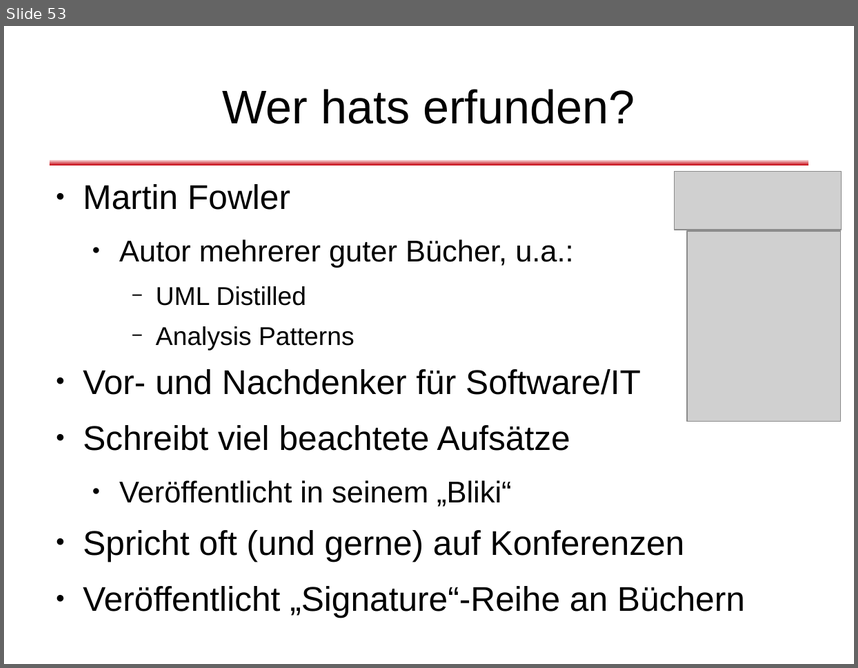
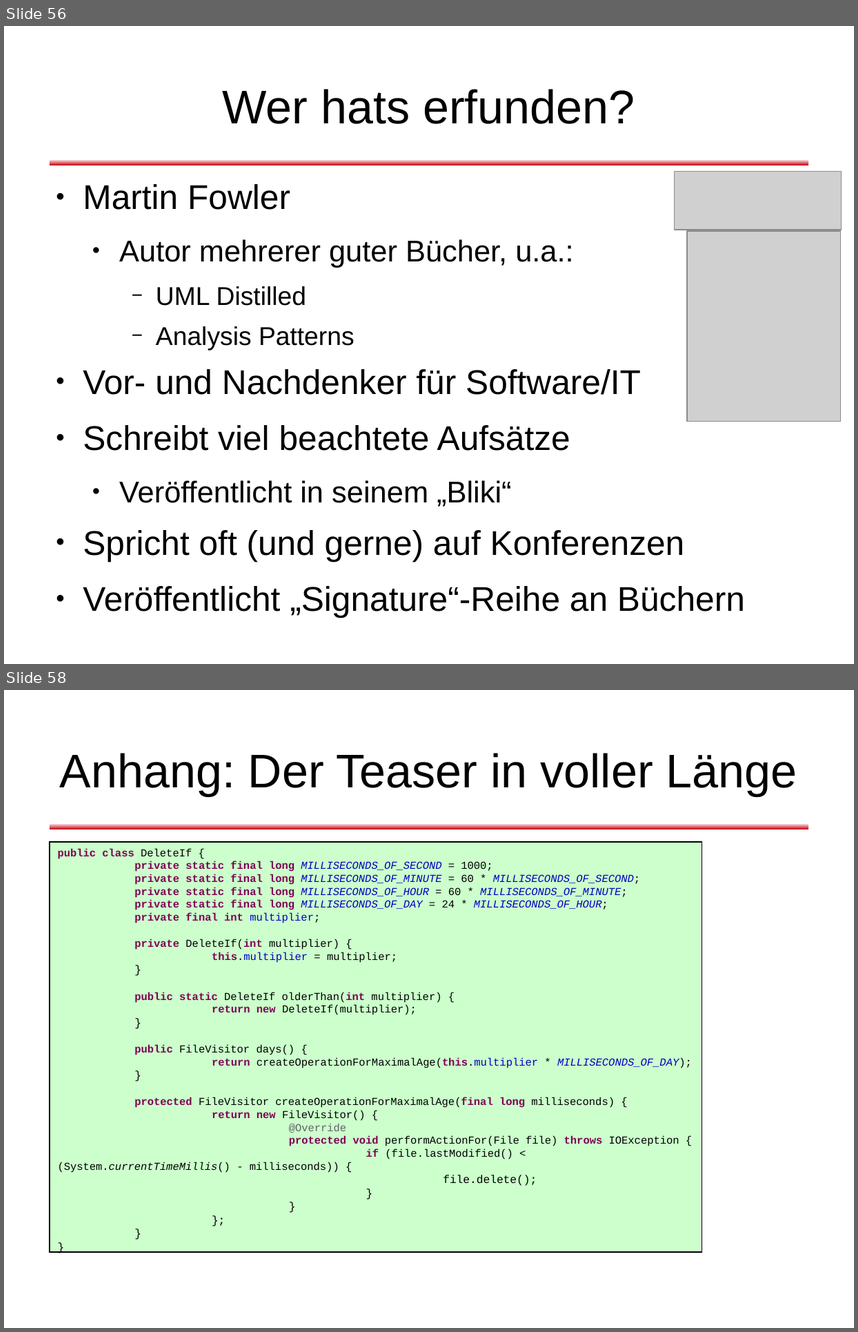
Before and after one commit to dlindner/vorlesung-se2-dhbw, a slide deck: added_2010/Refactoring (2010).odp. Shown one above the other, each under a label of ours: slide 53 before the commit, slides 56 and 58 after it; the slides between them are not shown. The pictures are 858x668 and 858x1332 pixels, drawn with LibreOffice and Linux fonts; fonts in the diff are those of the drawing; grey boxes stand for pictures; background and template pictures are left out. Boxes give left, top, right and bottom in pixels: in the first picture for what was removed or moved away, otherwise in the second. Text is boxed around its words. In the diff, an @@ line names an element or a change of style, - is before the commit and + after.

Commit message:
Teaser Example eingebaut

```diff
--- a/added_2010/Refactoring (2010).odp
+++ b/added_2010/Refactoring (2010).odp
@@ slide 58 added at [4,690,854,1328], background #FFFFFF; not listed: 1 template element that a slide beside it also shows @@
@@ title added at [60,753,797,796], 44 pt, text #000000 @@
+Anhang: Der Teaser in voller Länge
@@ rectangle added at [50,842,702,1252], fill #CCFFCC, outline #000000 0.74 pt, 10 pt, text #000000 @@
+public class DeleteIf {
+private static final long MILLISECONDS_OF_SECOND = 1000;
+private static final long MILLISECONDS_OF_MINUTE = 60 * MILLISECONDS_OF_SECOND;
+private static final long MILLISECONDS_OF_HOUR = 60 * MILLISECONDS_OF_MINUTE;
+private static final long MILLISECONDS_OF_DAY = 24 * MILLISECONDS_OF_HOUR;
+private final int multiplier;
+private DeleteIf(int multiplier) {
+this.multiplier = multiplier;
+}
+public static DeleteIf olderThan(int multiplier) {
+return new DeleteIf(multiplier);
+}
+public FileVisitor days() {
+return createOperationForMaximalAge(this.multiplier * MILLISECONDS_OF_DAY);
+}
+protected FileVisitor createOperationForMaximalAge(final long milliseconds) {
+return new FileVisitor() {
+@Override
+protected void performActionFor(File file) throws IOException {
+if (file.lastModified() < (System.currentTimeMillis() - milliseconds)) {
+file.delete();
+}
+}
+};
+}
+}
@@ what was slide 53 is now slide 56 @@
```
Also in this commit, not shown: 1 slide changed, 6 other slides added.
